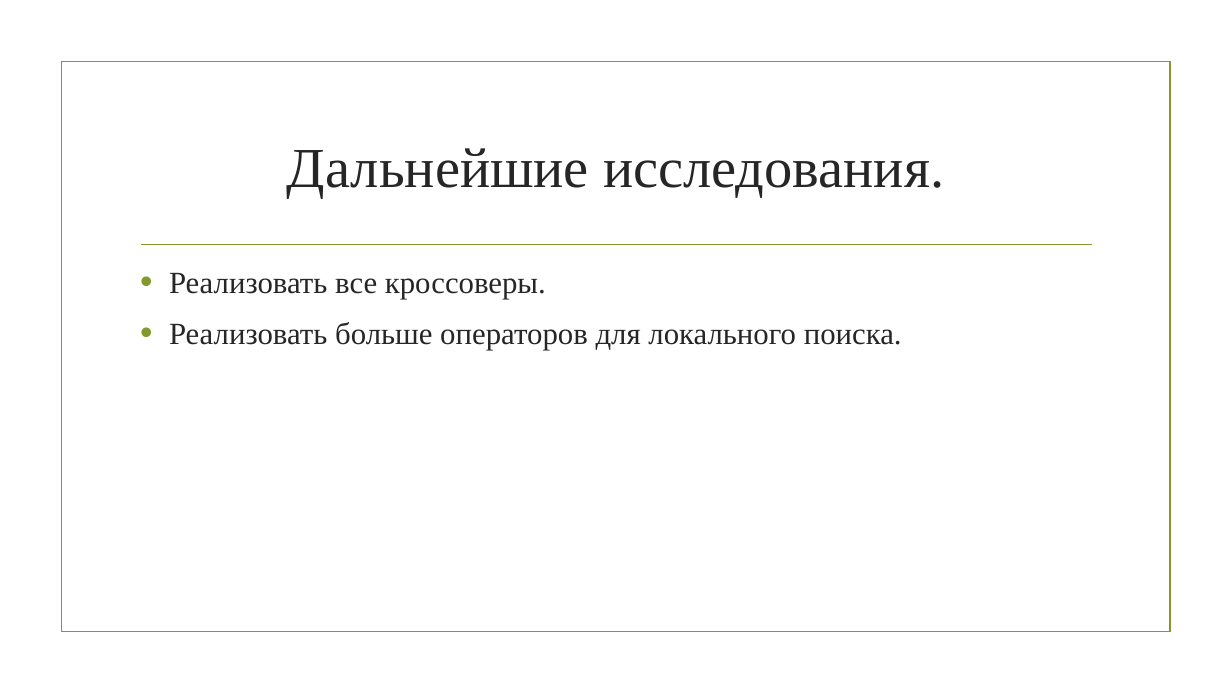
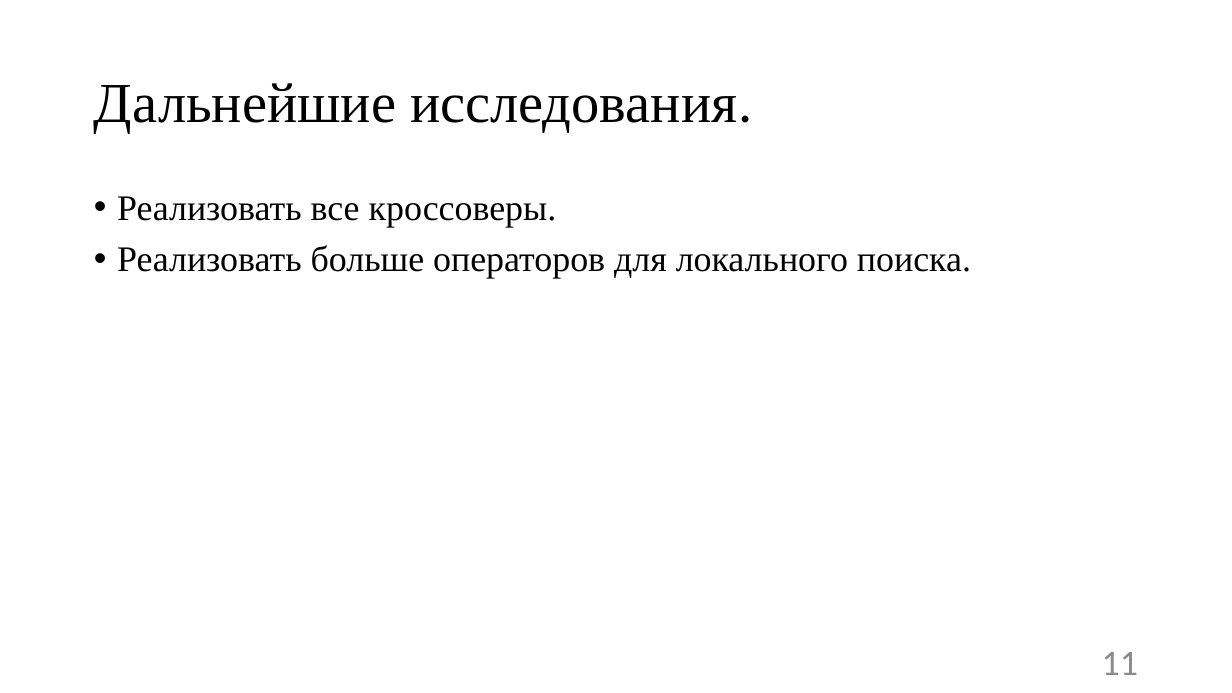
Before and after one commit to nikitka406/diplom, a slide deck: slide 11 of cpeck/diplom.pptx (slide 22 before the commit). Drawn at 1232x693 pixels with LibreOffice and Linux fonts; fonts in the diff are those of the drawing; background and template pictures are left out. Boxes give left, top, right and bottom in pixels: in the first picture for what was removed or moved away, otherwise in the second. Text is boxed around its words. In the diff, an @@ line names an element or a change of style, - is before the commit and + after.

```diff
--- a/cpeck/diplom.pptx
+++ b/cpeck/diplom.pptx
@@ title "Дальнейшие исследования.": place and size @@
-title "Дальнейшие исследования." at bbox=[287, 148, 944, 198]
+title "Дальнейшие исследования." at bbox=[94, 83, 752, 133]
@@ title "Дальнейшие исследования." at bbox=[94, 83, 752, 133]: font Times New Roman to Calibri in "исследования."; text colour #262626 to #000000; alignment centre to left; line spacing 1 to 0.9 @@
@@ rectangle removed at bbox=[61, 62, 1170, 632] @@
@@ text "Реализовать все кроссоверы.": place and size @@
-text "Реализовать все кроссоверы." at bbox=[169, 273, 902, 350]
+text "Реализовать все кроссоверы." at bbox=[117, 196, 971, 279]
@@ text "Реализовать все кроссоверы." at bbox=[117, 196, 971, 279]: size 24 to 28 pt, text colour #262626 to #000000; indent changed; line spacing 1 to 0.9 @@
@@ line removed from (141, 245) to (1092, 245) @@
@@ page number added at bbox=[1102, 652, 1138, 675], 28 pt, text #8C8C8C @@
+11
```
Also in this commit, not shown: 5 other slides changed, 7 slides added, 18 slides removed, 5 other files.
